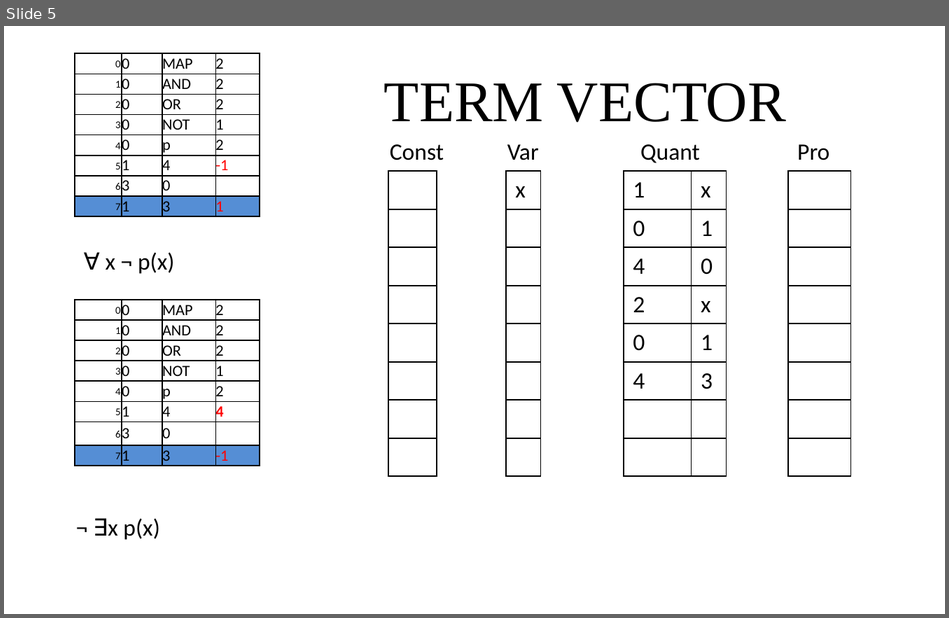
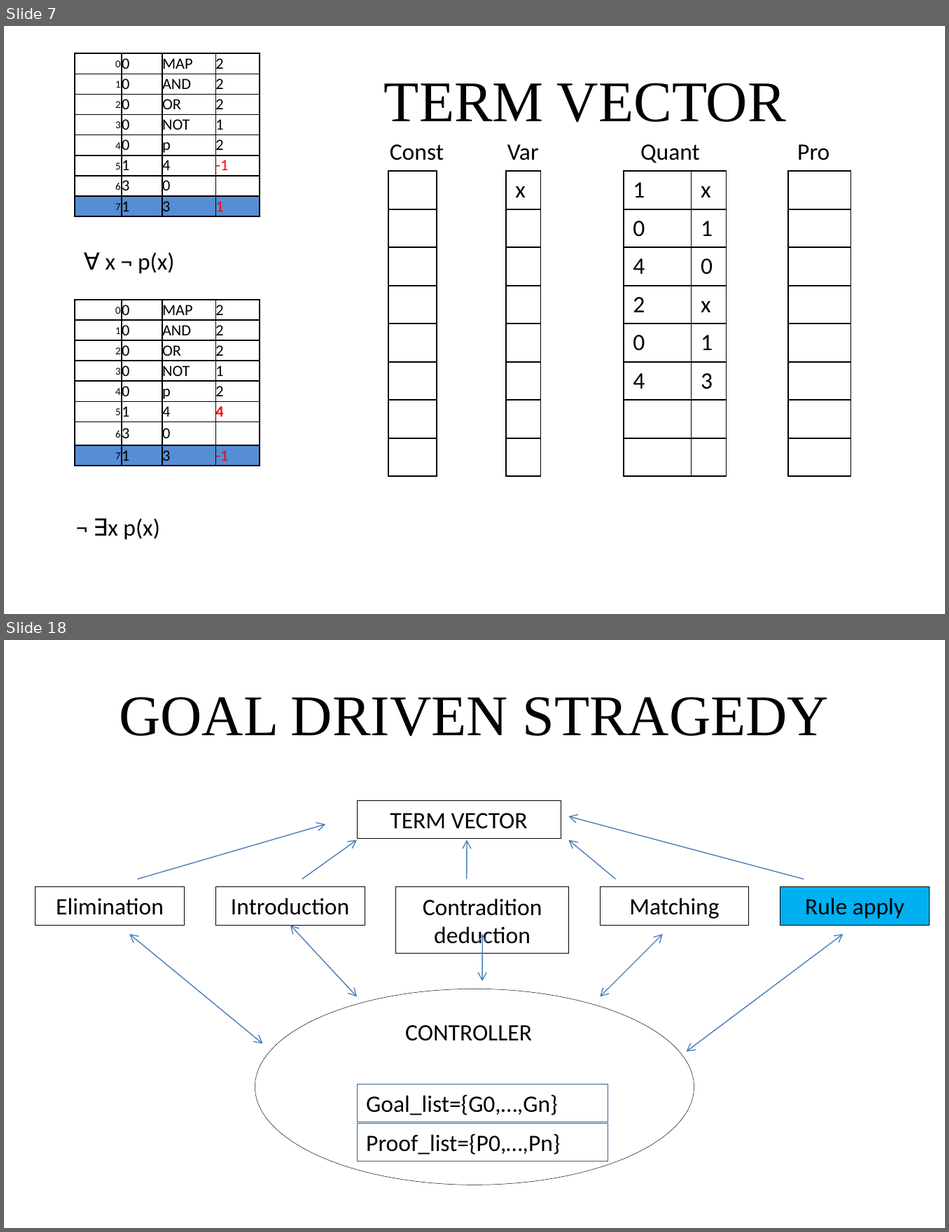
Before and after one commit to giang-rocker/logic, a slide deck: Report/SUY LUẬN TỰ NHIÊN.pptx. Shown one above the other, each under a label of ours: slide 5 before the commit, slides 7 and 18 after it; the slides between them are not shown. The pictures are 949x618 and 949x1232 pixels, drawn with LibreOffice and Linux fonts; fonts in the diff are those of the drawing. Boxes give left, top, right and bottom in pixels: in the first picture for what was removed or moved away, otherwise in the second. Text is boxed around its words. In the diff, an @@ line names an element or a change of style, - is before the commit and + after.

```diff
--- a/Report/SUY LUẬN TỰ NHIÊN.pptx
+++ b/Report/SUY LUẬN TỰ NHIÊN.pptx
@@ slide 18 added at (x1=4, y1=640, x2=945, y2=1228), background #FFFFFF @@
@@ title added at (x1=119, y1=697, x2=829, y2=737), 44 pt, text #000000 @@
+GOAL DRIVEN STRAGEDY
@@ group added at (x1=35, y1=801, x2=929, y2=1185): 8 rectangles, 5 double arrows, 5 arrows, 1 ellipse, 1 text @@
+Goal_list={G0,…,Gn}
+Proof_list={P0,…,Pn}
+TERM VECTOR
+Elimination
+Introduction
+Contradition deduction
+Matching
+Rule apply
+CONTROLLER
@@ what was slide 5 is now slide 7 @@
```
Also in this commit, not shown: 2 slides changed, 18 other slides added, 6 slides removed, 1 other file.
